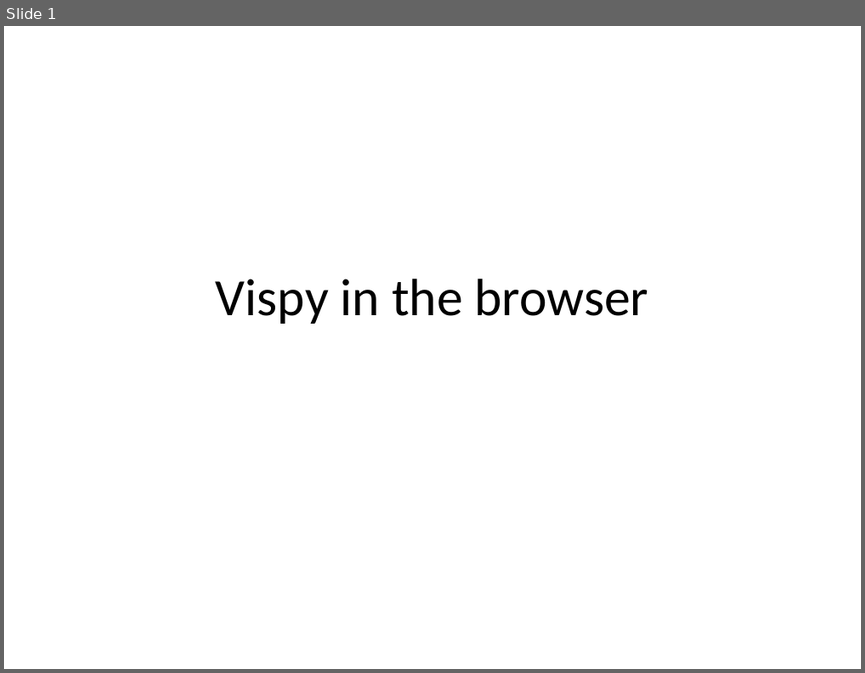
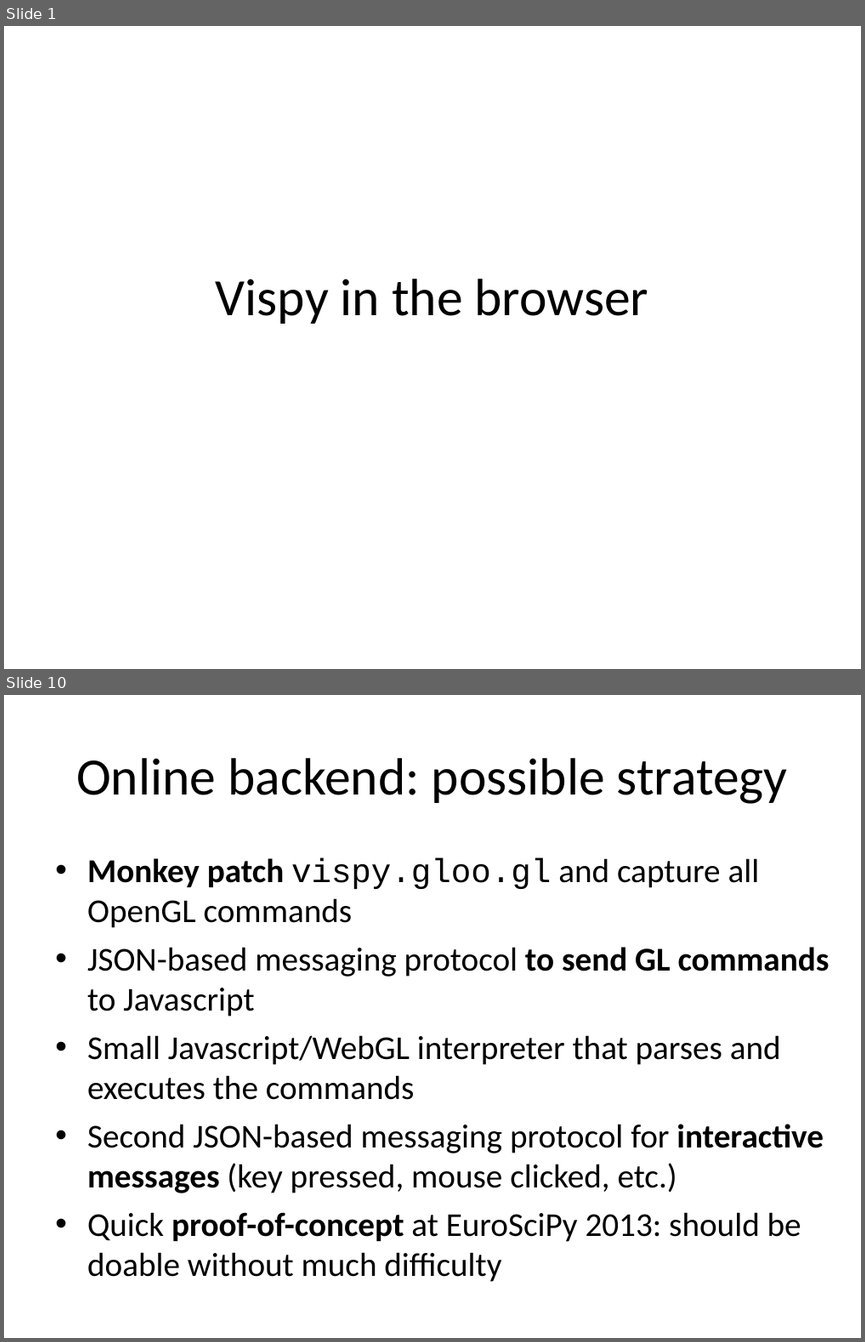
Before and after one commit to vispy/codecamp-esrf-2014, a slide deck: cr/4-webgl/webgl.ppt. Shown one above the other, each under a label of ours: slide 1 before the commit, slides 1 and 10 after it; the slides between them are not shown. The pictures are 865x673 and 865x1342 pixels, drawn with LibreOffice and Linux fonts; fonts in the diff are those of the drawing. Boxes give left, top, right and bottom in pixels: in the first picture for what was removed or moved away, otherwise in the second. Text is boxed around its words. In the diff, an @@ line names an element or a change of style, - is before the commit and + after.

```diff
--- a/cr/4-webgl/webgl.ppt
+++ b/cr/4-webgl/webgl.ppt
@@ slide 10 added at (4,695,861,1338), background #FFFFFF @@
@@ title added at (76,758,788,804), 44 pt, text #000000 @@
+Online backend: possible strategy
@@ text added at (87,858,829,1281), 28 pt, text #000000 @@
+• Monkey patch vispy.gloo.gl and capture all OpenGL commands
+• JSON-based messaging protocol to send GL commands to Javascript
+• Small Javascript/WebGL interpreter that parses and executes the commands
+• Second JSON-based messaging protocol for interactive messages (key pressed, mouse clicked, etc.)
+• Quick proof-of-concept at EuroSciPy 2013: should be doable without much difficulty
```
Also in this commit, not shown: 30 other slides added.
